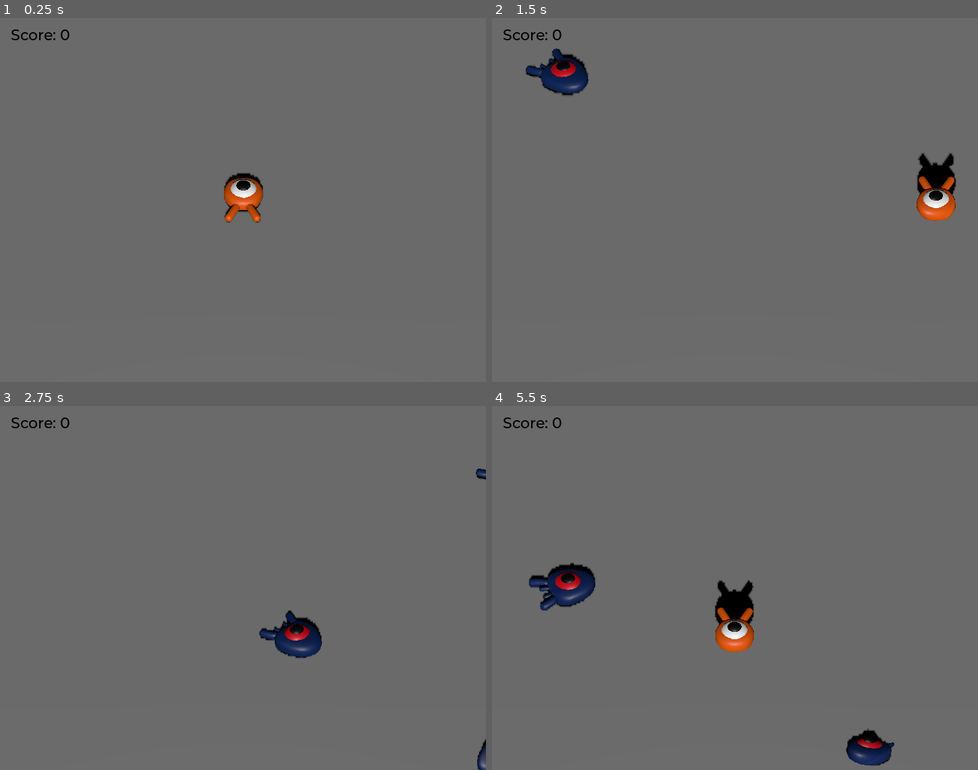
Above: before the commit, frames 1-4 (two rows, left to right).
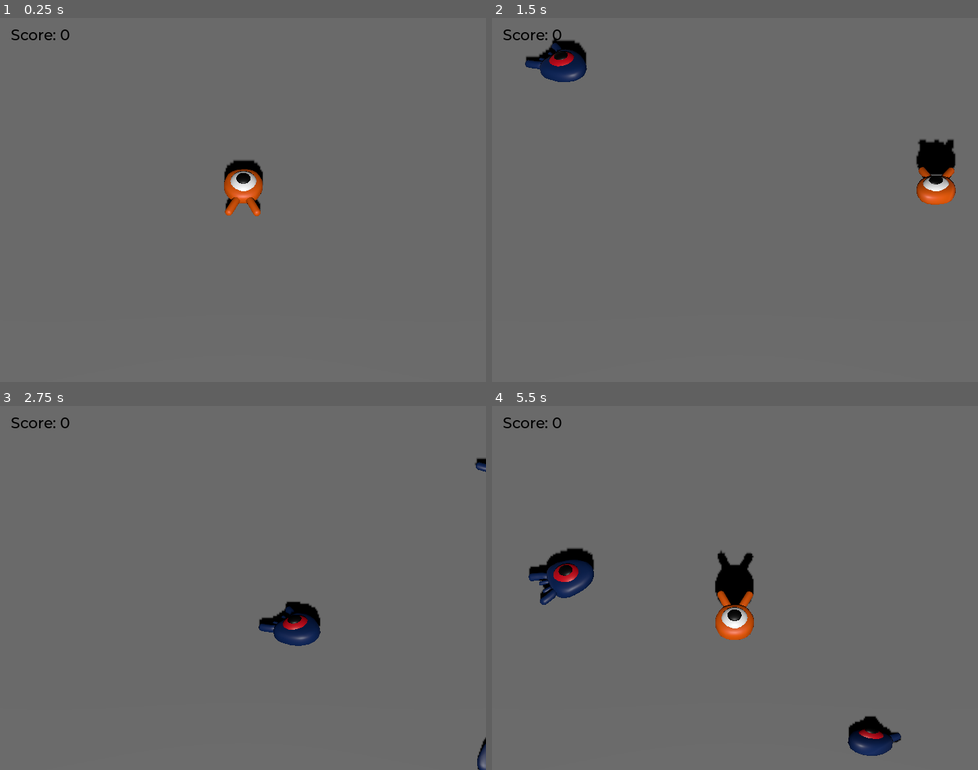
Above: after the commit, the same moments.

Repository: dabjulmaros/GodotSaves
Game: Godot game, scene res://scenes/main.tscn
The game is run twice, just before and just after one commit, with the same random seed, the same clock (stepped at 60 frames per second) and the same inputs.
Inputs:
- Up to frame 1 (0.25 s): no input
- Up to frame 2 (1.5 s): tap Enter (ui_accept) at 0.5 s; hold D (move_right) 0.53-1.28 s; tap Space (jump) at 0.6, 0.77, 1.07, 1.35 s; hold S (move_down) from 1.28 s (still down)
- Up to frame 3 (2.75 s): tap Space (jump) at 1.52, 1.82, 2.1 s; release S (move_down) at 2.03 s; hold D (move_right) from 2.03 s (still down)
- Up to frame 4 (5.5 s): release D (move_right) at 2.78 s; hold W (move_up) 2.78-3.53 s; tap Space (jump) at 2.85, 3.02, 3.32, 3.6, 3.77, 4.07, 4.35, 4.52, 4.82, 5.1 s; hold Left (move_left) 3.53-5.03 s; hold S (move_down) from 5.03 s (still down)

The runs differ from the first frame. In frame 1, 1.0% of the frame differs, in the area x 46-55%, y 39-57%; in frame 2, 2.6%; in frame 3, 1.3%; in frame 4, 4.0%, in the area x 7-85%, y 39-99%.

Commit message:
sample complete

Diff:
--- a/StompTheCreepsSample/scenes/mob.tscn
+++ b/StompTheCreepsSample/scenes/mob.tscn
@@ -1,10 +1,72 @@
-[gd_scene load_steps=4 format=3 uid="uid://bwewggju1lggs"]
+[gd_scene load_steps=7 format=3 uid="uid://bwewggju1lggs"]
 
 [ext_resource type="Script" path="res://scripts/mob.gd" id="1_b1uyr"]
 [ext_resource type="PackedScene" uid="uid://dx365akqv22wm" path="res://art/mob.glb" id="1_e8m60"]
 
 [sub_resource type="BoxShape3D" id="BoxShape3D_aaw7n"]
 size = Vector3(2.26862, 1.04456, 2.45343)
+
+[sub_resource type="Animation" id="Animation_fyjb6"]
+resource_name = "float"
+length = 1.2
+loop_mode = 1
+tracks/0/type = "value"
+tracks/0/imported = false
+tracks/0/enabled = true
+tracks/0/path = NodePath("Pivot/Character:position")
+tracks/0/interp = 1
+tracks/0/loop_wrap = true
+tracks/0/keys = {
+"times": PackedFloat32Array(0.3, 0.5, 1.2),
+"transitions": PackedFloat32Array(0.42, 2.37781, 0.870551),
+"update": 0,
+"values": [Vector3(0, 0, 0), Vector3(0, 0.65, 0), Vector3(0, 0.35, 0)]
+}
+tracks/1/type = "value"
+tracks/1/imported = false
+tracks/1/enabled = true
+tracks/1/path = NodePath("Pivot/Character:rotation")
+tracks/1/interp = 1
+tracks/1/loop_wrap = true
+tracks/1/keys = {
+"times": PackedFloat32Array(0.1, 0.5, 1.2),
+"transitions": PackedFloat32Array(0.42, 2.37781, 0.870551),
+"update": 0,
+"values": [Vector3(0, 0, 0), Vector3(0.139626, 0, 0), Vector3(-0.15708, 0, 0)]
+}
+
+[sub_resource type="Animation" id="Animation_sdpms"]
+length = 0.001
+tracks/0/type = "value"
+tracks/0/imported = false
+tracks/0/enabled = true
+tracks/0/path = NodePath("Pivot/Character:position")
+tracks/0/interp = 1
+tracks/0/loop_wrap = true
+tracks/0/keys = {
+"times": PackedFloat32Array(0),
+"transitions": PackedFloat32Array(1),
+"update": 0,
+"values": [Vector3(0, 0, 0)]
+}
+tracks/1/type = "value"
+tracks/1/imported = false
+tracks/1/enabled = true
+tracks/1/path = NodePath("Pivot/Character:rotation")
+tracks/1/interp = 1
+tracks/1/loop_wrap = true
+tracks/1/keys = {
+"times": PackedFloat32Array(0),
+"transitions": PackedFloat32Array(1),
+"update": 0,
+"values": [Vector3(0, 0, 0)]
+}
+
+[sub_resource type="AnimationLibrary" id="AnimationLibrary_enmox"]
+_data = {
+"RESET": SubResource("Animation_sdpms"),
+"float": SubResource("Animation_fyjb6")
+}
 
 [node name="Mob" type="CharacterBody3D" groups=["mob"]]
 transform = Transform3D(1, 0, 0, 0, 1, 0, 0, 0, 1, 0, -0.0113148, 0)
@@ -25,4 +87,10 @@
 transform = Transform3D(1, 0, 0, 0, 1, 0, 0, 0, 1, 0, 0.283586, 0)
 aabb = AABB(-1.23265, -0.40524, -1.36386, 2.4653, 1.41302, 3.3498)
 
+[node name="AnimationPlayer" type="AnimationPlayer" parent="."]
+libraries = {
+"": SubResource("AnimationLibrary_enmox")
+}
+autoplay = "float"
+
 [connection signal="screen_exited" from="VisibilityNotifier" to="." method="_on_visibility_notifier_screen_exited"]
--- a/StompTheCreepsSample/scenes/player.tscn
+++ b/StompTheCreepsSample/scenes/player.tscn
@@ -10,11 +10,74 @@
 height = 0.23552
 radius = 0.975924
 
+[sub_resource type="Animation" id="Animation_fyjb6"]
+resource_name = "float"
+length = 1.2
+loop_mode = 1
+tracks/0/type = "value"
+tracks/0/imported = false
+tracks/0/enabled = true
+tracks/0/path = NodePath("Pivot/Character:position")
+tracks/0/interp = 1
+tracks/0/loop_wrap = true
+tracks/0/keys = {
+"times": PackedFloat32Array(0.3, 0.5, 1.2),
+"transitions": PackedFloat32Array(0.42, 2.37781, 0.870551),
+"update": 0,
+"values": [Vector3(0, 0, 0), Vector3(0, 0.65, 0), Vector3(0, 0.35, 0)]
+}
+tracks/1/type = "value"
+tracks/1/imported = false
+tracks/1/enabled = true
+tracks/1/path = NodePath("Pivot/Character:rotation")
+tracks/1/interp = 1
+tracks/1/loop_wrap = true
+tracks/1/keys = {
+"times": PackedFloat32Array(0.1, 0.5, 1.2),
+"transitions": PackedFloat32Array(0.42, 2.37781, 0.870551),
+"update": 0,
+"values": [Vector3(0, 0, 0), Vector3(0.139626, 0, 0), Vector3(-0.15708, 0, 0)]
+}
+
+[sub_resource type="Animation" id="Animation_sdpms"]
+length = 0.001
+tracks/0/type = "value"
+tracks/0/imported = false
+tracks/0/enabled = true
+tracks/0/path = NodePath("Pivot/Character:position")
+tracks/0/interp = 1
+tracks/0/loop_wrap = true
+tracks/0/keys = {
+"times": PackedFloat32Array(0),
+"transitions": PackedFloat32Array(1),
+"update": 0,
+"values": [Vector3(0, 0, 0)]
+}
+tracks/1/type = "value"
+tracks/1/imported = false
+tracks/1/enabled = true
+tracks/1/path = NodePath("Pivot/Character:rotation")
+tracks/1/interp = 1
+tracks/1/loop_wrap = true
+tracks/1/keys = {
+"times": PackedFloat32Array(0),
+"transitions": PackedFloat32Array(1),
+"update": 0,
+"values": [Vector3(0, 0, 0)]
+}
+
+[sub_resource type="AnimationLibrary" id="AnimationLibrary_enmox"]
+_data = {
+"RESET": SubResource("Animation_sdpms"),
+"float": SubResource("Animation_fyjb6")
+}
+
 [node name="Player" type="CharacterBody3D"]
 collision_mask = 6
 script = ExtResource("1_40rs4")
 
 [node name="Pivot" type="Node3D" parent="."]
+transform = Transform3D(1, 0, 0, 0, 1, 0, 0, 0, 1, 0, 0.538002, 0)
 
 [node name="Character" parent="Pivot" instance=ExtResource("1_1pl13")]
 
@@ -31,4 +94,10 @@
 transform = Transform3D(1, 0, 0, 0, 1, 0, 0, 0, 1, 0.00797772, 0.598501, 0)
 shape = SubResource("CylinderShape3D_86jdi")
 
+[node name="AnimationPlayer" type="AnimationPlayer" parent="."]
+libraries = {
+"": SubResource("AnimationLibrary_enmox")
+}
+autoplay = "float"
+
 [connection signal="body_entered" from="MobDetector" to="." method="_on_mob_detector_body_entered"]
--- a/StompTheCreepsSample/scripts/mob.gd
+++ b/StompTheCreepsSample/scripts/mob.gd
@@ -29,6 +29,9 @@
 	# in order to move in the direction its look
 	velocity = velocity.rotated(Vector3.UP, rotation.y)
 
+	# set the animation speed
+	$AnimationPlayer.speed_scale = random_speed / min_speed
+
 
 func _on_visibility_notifier_screen_exited():
 	queue_free()
--- a/StompTheCreepsSample/scripts/player.gd
+++ b/StompTheCreepsSample/scripts/player.gd
@@ -33,10 +33,14 @@
 	if Input.is_action_pressed("move_down"):
 		direction.z +=1
 
+	$AnimationPlayer.speed_scale = 1
 	if direction != Vector3.ZERO:
 		direction = direction.normalized()
 		# Setting the basis property will affect the rotation of the node
 		$Pivot.basis = Basis.looking_at(direction)
+
+		if is_on_floor():
+			$AnimationPlayer.speed_scale = 4
 
 	# Ground Velocity
 	target_velocity.x = direction.x * speed
@@ -78,6 +82,7 @@
 	# moving the character
 	velocity = target_velocity
 	move_and_slide()
+	$Pivot.rotation.x = PI / 6 * velocity.y / jump_impulse
 
 func die():
 	hit.emit()
Not shown: 1 places in StompTheCreepsSample/scenes/player.tscn that only renumber resources
